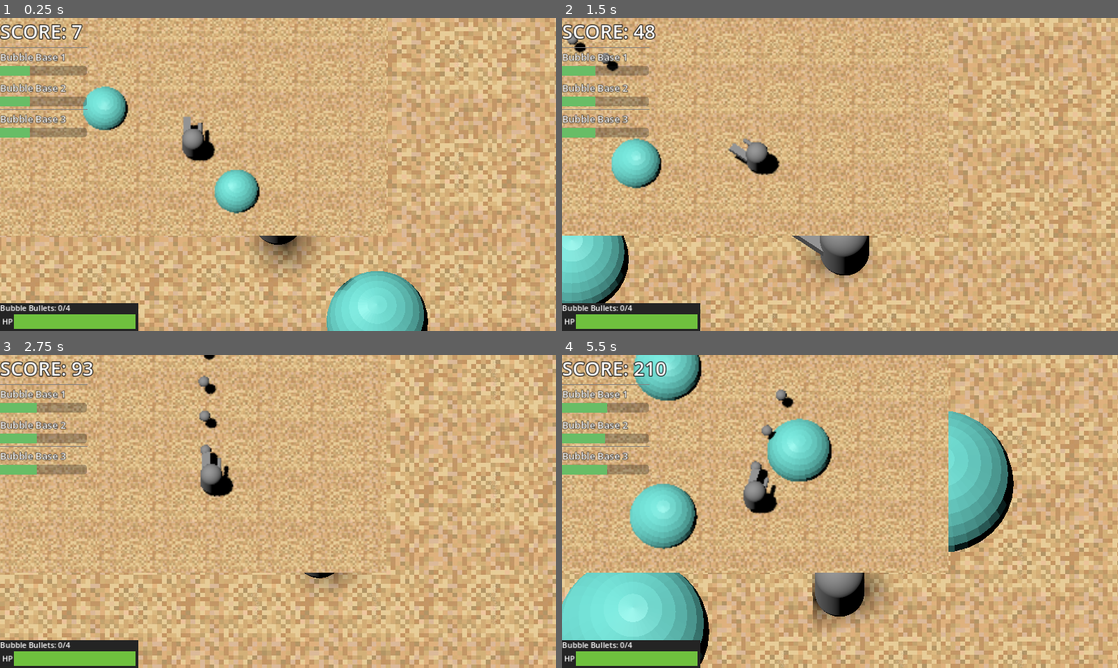
Above: before the commit, frames 1-4 (two rows, left to right).
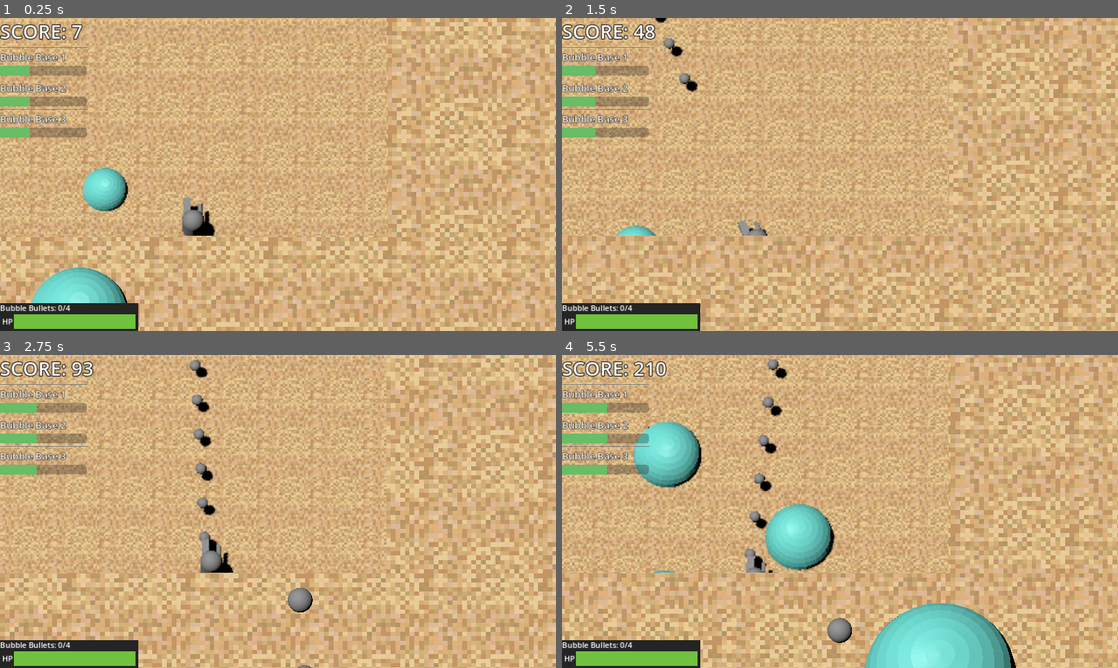
Above: after the commit, the same moments.

Repository: BlackBarman/GGJ_2025
Game: Godot game, scene res://Levels/level.tscn
The game is run twice, just before and just after one commit, with the same random seed, the same clock (stepped at 60 frames per second) and the same inputs.
Inputs (mouse positions are in pixels of both pictures, inside the frame that each line leads up to):
- Up to frame 1 (0.25 s): no input
- Up to frame 2 (1.5 s): tap Enter (ui_accept) at 0.5, 0.77 s; move the mouse to (962, 158) at 0.52 s; press the mouse at (962, 158) at 0.53 s; hold Right (ui_right) 0.53-1.28 s; move the mouse to (728, 190) at 1.27 s; release the mouse at (728, 190) at 1.28 s; hold Down (ui_down) from 1.28 s (still down); click (728, 190) at 1.35 s
- Up to frame 3 (2.75 s): tap Enter (ui_accept) at 1.52 s; move the mouse to (333, 442) at 2.02 s; release Down (ui_down) at 2.03 s; press the mouse at (333, 442) at 2.03 s; hold Right (ui_right) from 2.03 s (still down)
- Up to frame 4 (5.5 s): move the mouse to (812, 574) at 2.77 s; release Right (ui_right) at 2.78 s; release the mouse at (812, 574) at 2.78 s; hold Up (ui_up) 2.78-3.53 s; click (812, 574) at 2.85 s; tap Enter (ui_accept) at 3.02, 3.77, 4.52 s; move the mouse to (1006, 558) at 3.52 s; press the mouse at (1006, 558) at 3.53 s; hold Left (ui_left) 3.53-5.03 s; move the mouse to (673, 464) at 4.27 s; release the mouse at (673, 464) at 4.28 s; click (673, 464) at 4.35 s; move the mouse to (867, 511) at 5.02 s; press the mouse at (867, 511) at 5.03 s; hold Down (ui_down) from 5.03 s (still down)

The runs differ from the first frame. In frame 1, 44% of the frame differs, in the area x 0-100%, y 0-100%; in frame 2, 44%; in frame 3, 41%; in frame 4, 55%.

Commit message:
Update camera_3d_texel_snapped3.gd

Diff:
--- a/ggj_2025/LevelIngredients/PixelShader/part03/camera_3d_texel_snapped3.gd
+++ b/ggj_2025/LevelIngredients/PixelShader/part03/camera_3d_texel_snapped3.gd
@@ -25,9 +25,9 @@
 func _process(_delta: float) -> void:
 	if main_level.game_over == false:
 		var new_position2 = global_position.lerp(character.global_position, speed*_delta)
-		global_position.x = new_position2.x-0.7
+		global_position.x = new_position2.x
 		global_position.z = new_position2.z
-		$"../../castCamera".global_position.x = new_position2.x-0.7
+		$"../../castCamera".global_position.x = new_position2.x
 		$"../../castCamera".global_position.z = new_position2.z
 	# rotation changes the snap space
 	if global_rotation != _prev_rotation:
